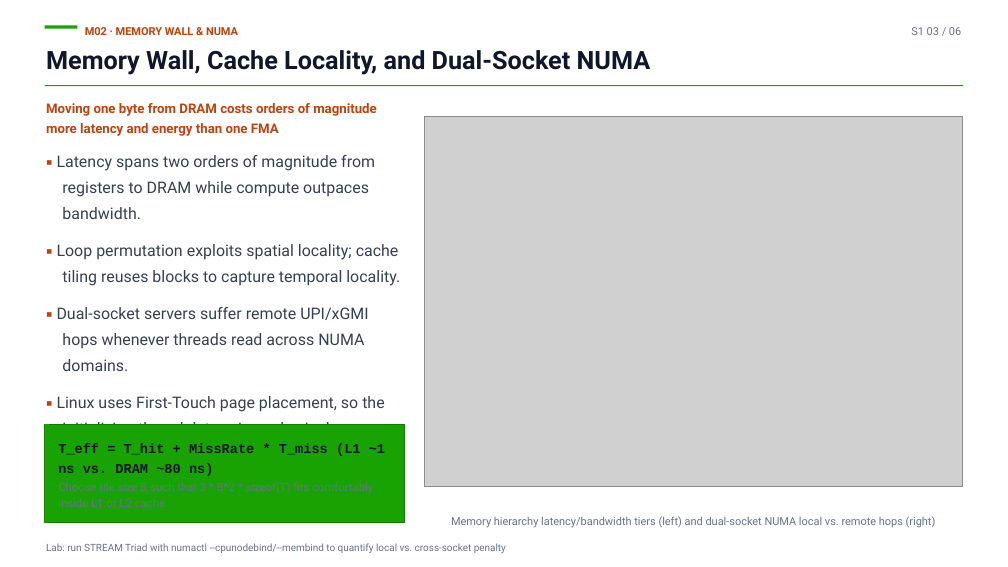
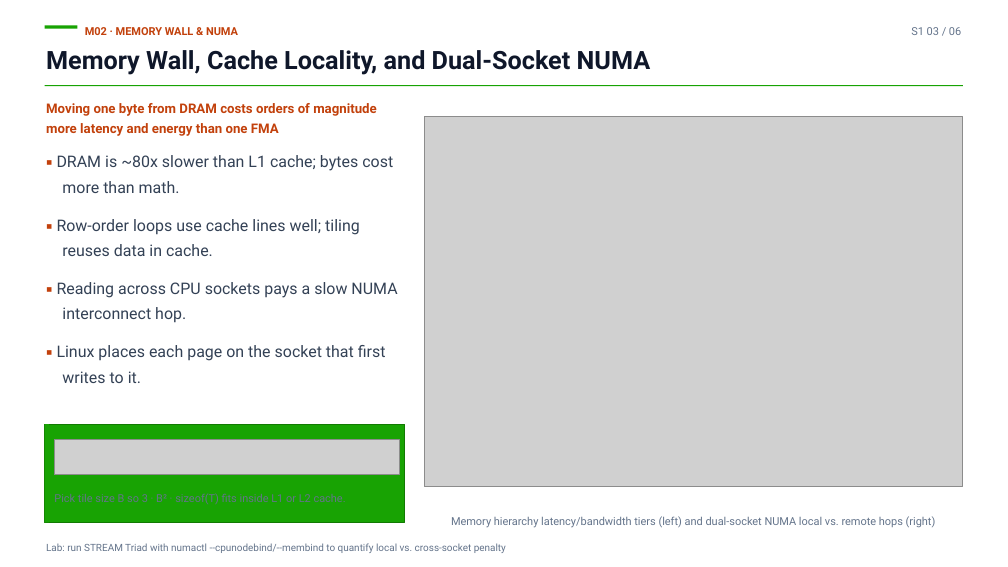
Before and after one commit to hkust-asc/asc27-curriculum, a slide deck: slide 3 of slides/pptx/01-stage1-foundations.pptx. Drawn at 1008x567 pixels with LibreOffice and Linux fonts; fonts in the diff are those of the drawing; grey boxes stand for pictures. Boxes give left, top, right and bottom in pixels: in the first picture for what was removed or moved away, otherwise in the second. Text is boxed around its words. In the diff, an @@ line names an element or a change of style, - is before the commit and + after.

Commit message:
Tighten beginner slides and render core formulas in LaTeX.
Cut slide copy to one idea per bullet, fix formula-strip layout, and typeset each core formula with pdflatex. The pedagogy audit now checks slide density and raw ASCII operators.

```diff
--- a/slides/pptx/01-stage1-foundations.pptx
+++ b/slides/pptx/01-stage1-foundations.pptx
@@ text at (x1=57, y1=155, x2=397, y2=383): text changed @@
-▪ Latency spans two orders of magnitude from registers to DRAM while compute outpaces bandwidth.
-▪ Loop permutation exploits spatial locality; cache tiling reuses blocks to capture temporal locality.
-▪ Dual-socket servers suffer remote UPI/xGMI hops whenever threads read across NUMA domains.
-▪ Linux uses First-Touch page placement, so the initializing thread determines physical memory locality.
+▪ DRAM is ~80x slower than L1 cache; bytes cost more than math.
+▪ Row-order loops use cache lines well; tiling reuses data in cache.
+▪ Reading across CPU sockets pays a slow NUMA interconnect hop.
+▪ Linux places each page on the socket that first writes to it.
@@ picture added at (x1=54, y1=440, x2=400, y2=475) @@
@@ text "Pick tile size B so ..." at (x1=54, y1=493, x2=346, y2=504): vertical alignment middle to top @@
@@ text at (x1=54, y1=493, x2=346, y2=504): text changed; size 10.8 to 10.4 pt @@
-T_eff = T_hit + MissRate * T_miss (L1 ~1 ns vs. DRAM ~80 ns)
-Choose tile size B such that 3 * B^2 * sizeof(T) fits comfortably inside L1 or L2 cache
+Pick tile size B so 3 · B² · sizeof(T) fits inside L1 or L2 cache.
```
Also in this commit, not shown: 4 other slides changed, 22 other files.
